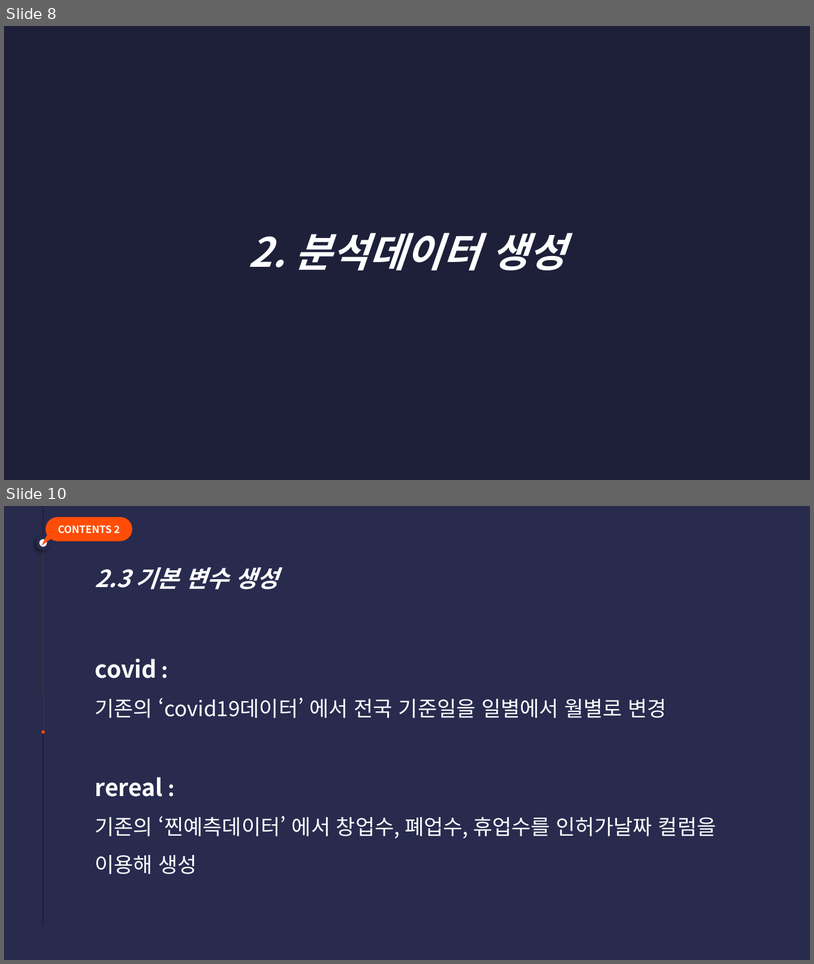
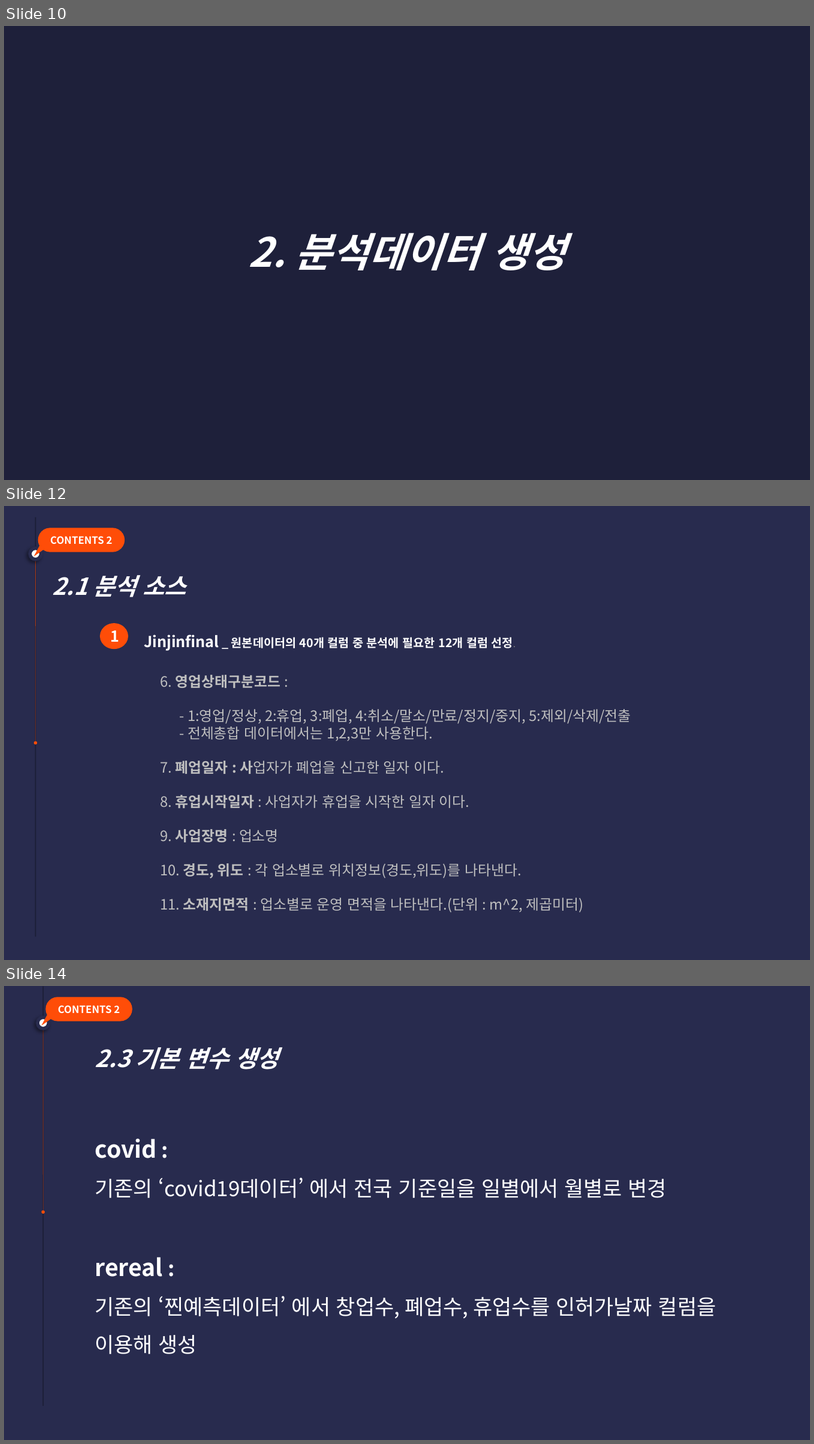
Before and after one commit to Mr-Kwon/COVID-19-Impact-of-the-Accommodation-Industry, a slide deck: 제 9회 KMU 빅데이터 분석대회_1석2조 (최종).pptx. Shown one above the other, each under a label of ours: slides 8 and 10 before the commit, slides 10, 12 and 14 after it; the slides between them are not shown. The pictures are 814x964 and 814x1444 pixels, drawn with LibreOffice and Linux fonts; fonts in the diff are those of the drawing. Boxes give left, top, right and bottom in pixels: in the first picture for what was removed or moved away, otherwise in the second. Text is boxed around its words. In the diff, an @@ line names an element or a change of style, - is before the commit and + after.

```diff
--- a/제 9회 KMU 빅데이터 분석대회_1석2조 (최종).pptx
+++ b/제 9회 KMU 빅데이터 분석대회_1석2조 (최종).pptx
@@ slide 12 added at [4,506,810,960], background #282B4E @@
@@ group added at [30,517,125,936]: 1 line, 1 double arrow, 1 ellipse, 1 rounded rectangle, 1 triangle @@
+CONTENTS 2
@@ text added at [52,576,186,597], 28 pt, text #FFFFFF, bold, italic @@
+2.1 분석 소스
@@ ellipse added at [100,624,128,648], fill #FF4D08, outline #FF4D08 1 pt, 18 pt, text #FFFFFF, bold @@
+1
@@ text added at [144,634,513,651], 14 pt, text #FFFFFF, bold @@
+Jinjinfinal _ 원본데이터의 40개 컬럼 중 분석에 필요한 12개 컬럼 선정.
@@ text added at [160,675,631,912], 17 pt, text #BFBFBF @@
+6. 영업상태구분코드 :
+- 1:영업/정상, 2:휴업, 3:폐업, 4:취소/말소/만료/정지/중지, 5:제외/삭제/전출
+- 전체총합 데이터에서는 1,2,3만 사용한다.
+7. 폐업일자 : 사업자가 폐업을 신고한 일자 이다.
+8. 휴업시작일자 : 사업자가 휴업을 시작한 일자 이다.
+9. 사업장명 : 업소명
+10. 경도, 위도 : 각 업소별로 위치정보(경도,위도)를 나타낸다.
+11. 소재지면적 : 업소별로 운영 면적을 나타낸다.(단위 : m^2, 제곱미터)
@@ what was slide 8 is now slide 10 @@
@@ what was slide 10 is now slide 14 @@
```
Also in this commit, not shown: 2 slides changed, 3 other slides added.
